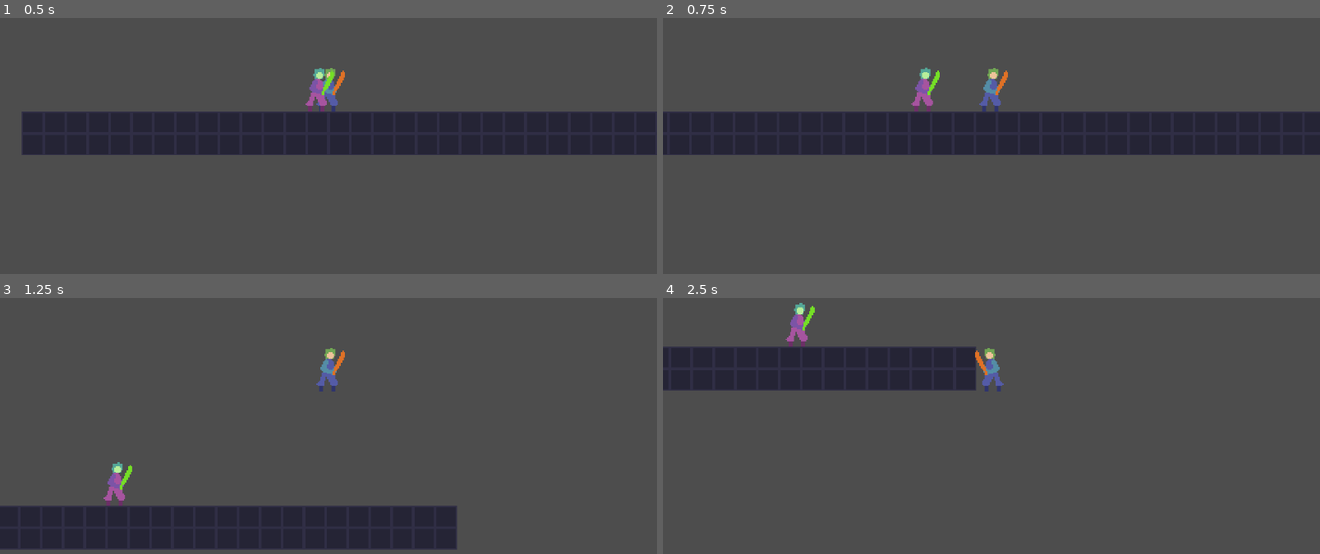
Above: before the commit, frames 1-4 (two rows, left to right).
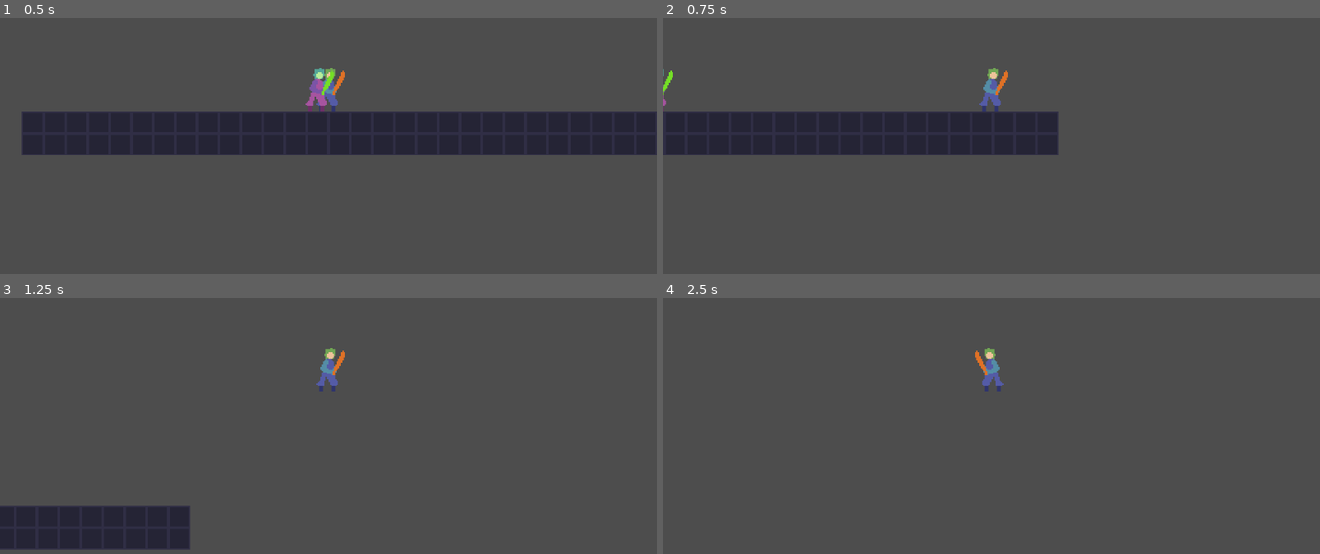
Above: after the commit, the same moments.

Repository: EinarDarri/hr-game-out-of-order
Game: Godot game, scene res://game.tscn
The game is run twice, just before and just after one commit, with the same random seed, the same clock (stepped at 60 frames per second) and the same inputs.
Inputs (mouse positions are in pixels of both pictures, inside the frame that each line leads up to):
- Up to frame 1 (0.5 s): no input
- Up to frame 2 (0.75 s): move the mouse to (1136, 71) at 0.52 s; hold D (move_right) from 0.53 s (still down); tap Shift (move_dash) at 0.6 s
- Up to frame 3 (1.25 s): keep holding D (move_right); tap Space (move_jump) at 0.77 s
- Up to frame 4 (2.5 s): move the mouse to (860, 387) at 1.27 s; click (860, 387) at 1.35 s; tap Space (move_jump) at 1.52 s; tap Shift (move_dash) at 1.55, 2.1 s; move the mouse to (outside the picture) at 2.02 s; release D (move_right) at 2.03 s; hold A (move_left) from 2.03 s (still down)

Frame 1 is identical in both runs. In frame 2, 7.2% of the frame differs, in the area x 0-100%, y 19-54%; in frame 3, 7.2%; in frame 4, 8.3%, in the area x 0-48%, y 1-36%.

Commit message:
basic dash

Diff:
--- a/player/player.gd
+++ b/player/player.gd
@@ -56,4 +56,9 @@
 	else:
 		velocity.x = move_toward(velocity.x, 0, SPEED)
 
+	if Input.is_action_just_pressed("move_dash"):
+		velocity.x *= 40
+		velocity.y *= 2
+
+
 	move_and_slide()
